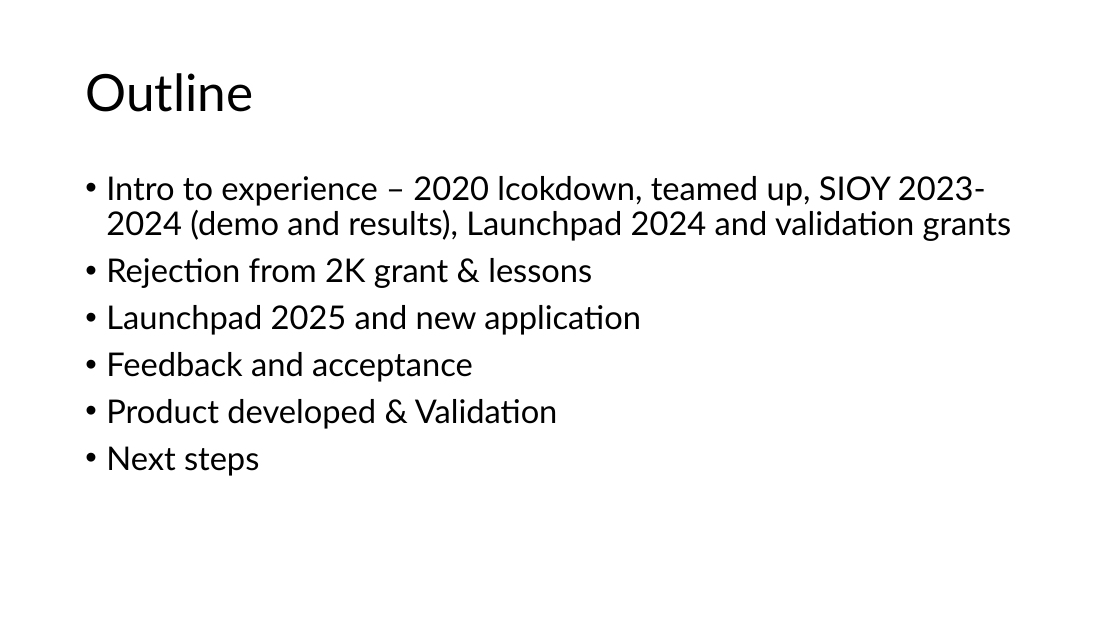
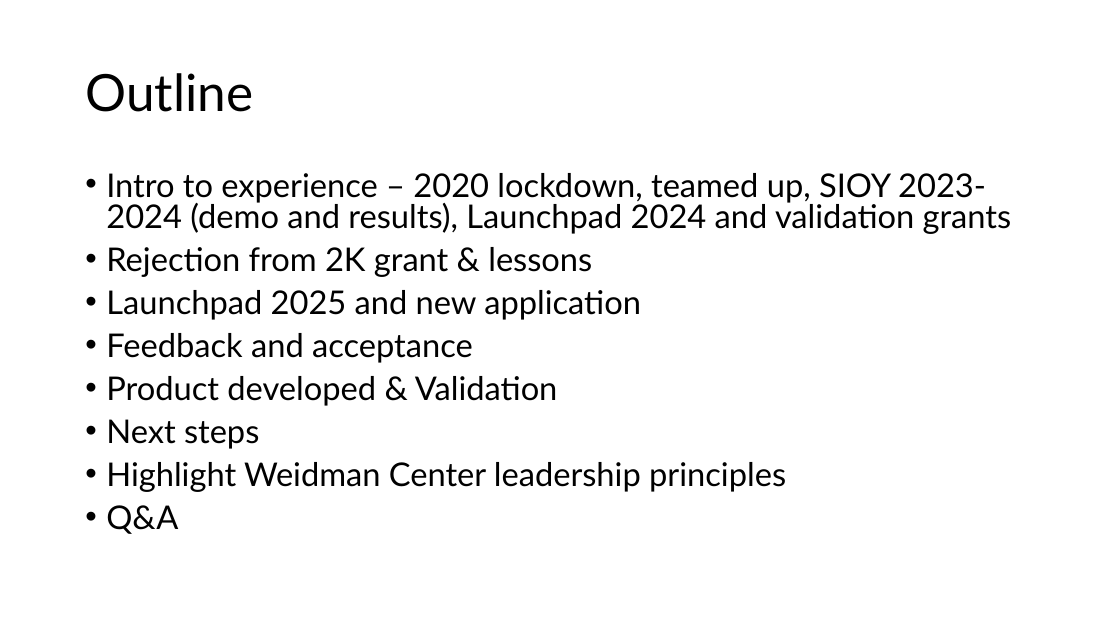
Before and after one commit to szapata8/BYU_Leadership_Certificate, a slide deck: slide 2 of Experience 1 - Launchpad and 2K Traction Grant/Experience 1 Presentation.pptx. Drawn at 1120x630 pixels with LibreOffice and Linux fonts; fonts in the diff are those of the drawing. Boxes give left, top, right and bottom in pixels: in the first picture for what was removed or moved away, otherwise in the second. Text is boxed around its words. In the diff, an @@ line names an element or a change of style, - is before the commit and + after.

Commit message:
hola

```diff
--- a/Experience 1 - Launchpad and 2K Traction Grant/Experience 1 Presentation.pptx
+++ b/Experience 1 - Launchpad and 2K Traction Grant/Experience 1 Presentation.pptx
@@ text at (106, 173, 1012, 234): text changed @@
-• Intro to experience – 2020 lcokdown, teamed up, SIOY 2023-2024 (demo and results), Launchpad 2024 and validation grants
+• Intro to experience – 2020 lockdown, teamed up, SIOY 2023-2024 (demo and results), Launchpad 2024 and validation grants
@@ text at (106, 247, 641, 449): line spacing 0.9 to 0.8 @@
@@ text at (106, 462, 786, 534): paragraphs added @@
+• Highlight Weidman Center leadership principles
+• Q&A
```
